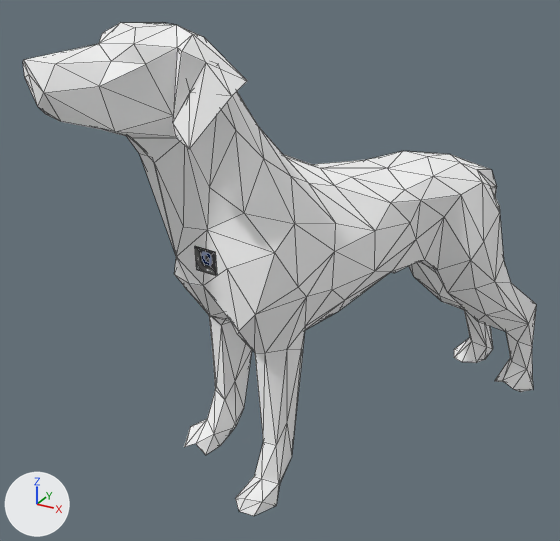
What one commit did to the glTF model public/models/polyJycke.gltf.
Rendered twice from a 50 mm camera at (0.127, -0.241, 0.187) aimed at (0.001, -0.012, 0.073). Every picture has the same lights, and +X, +Y and +Z are marked at lower left. Mesh edges are drawn as thin lines. Where no turn or scale is listed for an object, it has been applied to the vertices. Vertices at the same position are counted once.

The first picture shows 'Gold_Dog.001'.
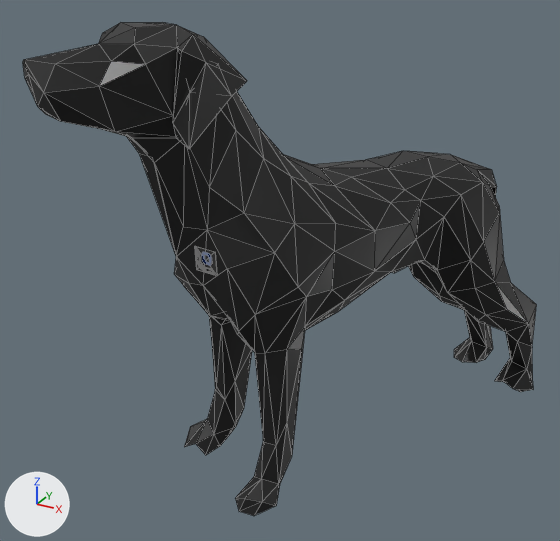
Boxes (x1, y1, x2, y2) around the edits, measured in the pictures (560 x 541 px):
part 1 of me_mesh_003, recoloured (white to black)
    both: (23, 22, 536, 516)

The change, as a diff of the scene's bpy script:
```diff
--- a/public/models/polyJycke.gltf.py
+++ b/public/models/polyJycke.gltf.py
@@ mat_real_matt_black @@
+mat_real_matt_black = principled_material('real matt black')
+mat_real_matt_black.base_color = (0.0056, 0.0056, 0.0056)  # black #111111
+mat_real_matt_black.roughness = 0.4
@@ me_mesh_003 @@
 me_mesh_003.from_pydata(...)  # 578 vertices, 1136 faces; spans x -0.055..0.067, y -0.091..0.097, z 0.006..0.171
 # used by ob_gold_dog_001; location = (0.0164, 0.0, -0.0082)
+# me_mesh_003 part 1: all 820 faces that had it switch from mat_matt_black (white #ffffff) to mat_real_matt_black (black #111111)
 me_mesh_003.materials.append(mat_real_glass)
```
